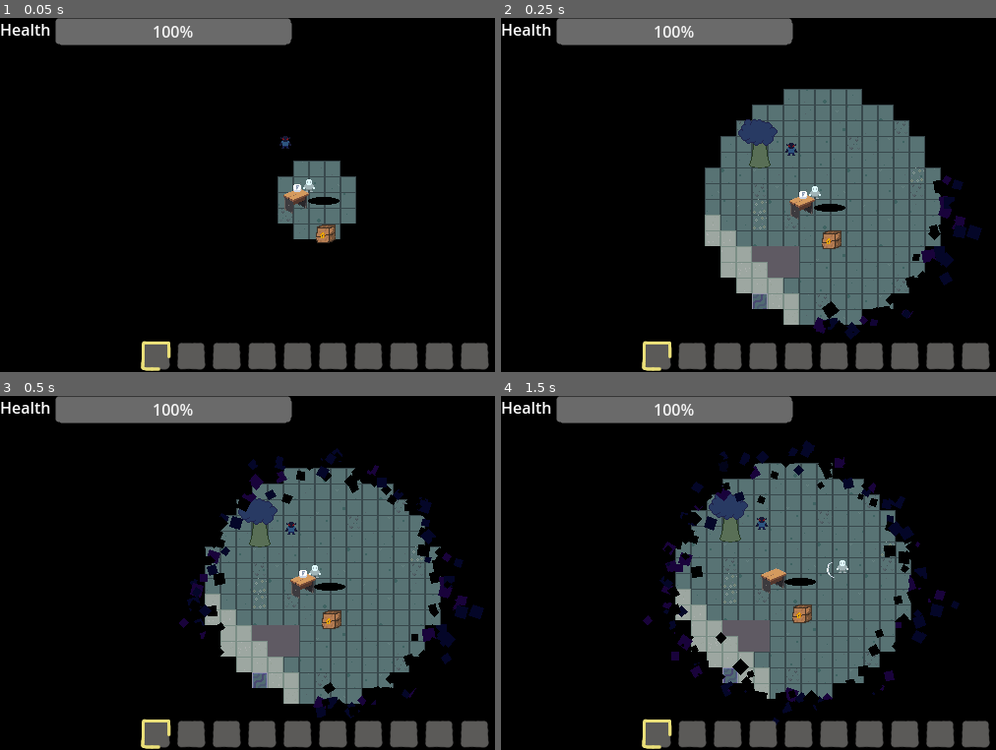
Above: before the commit, frames 1-4 (two rows, left to right).
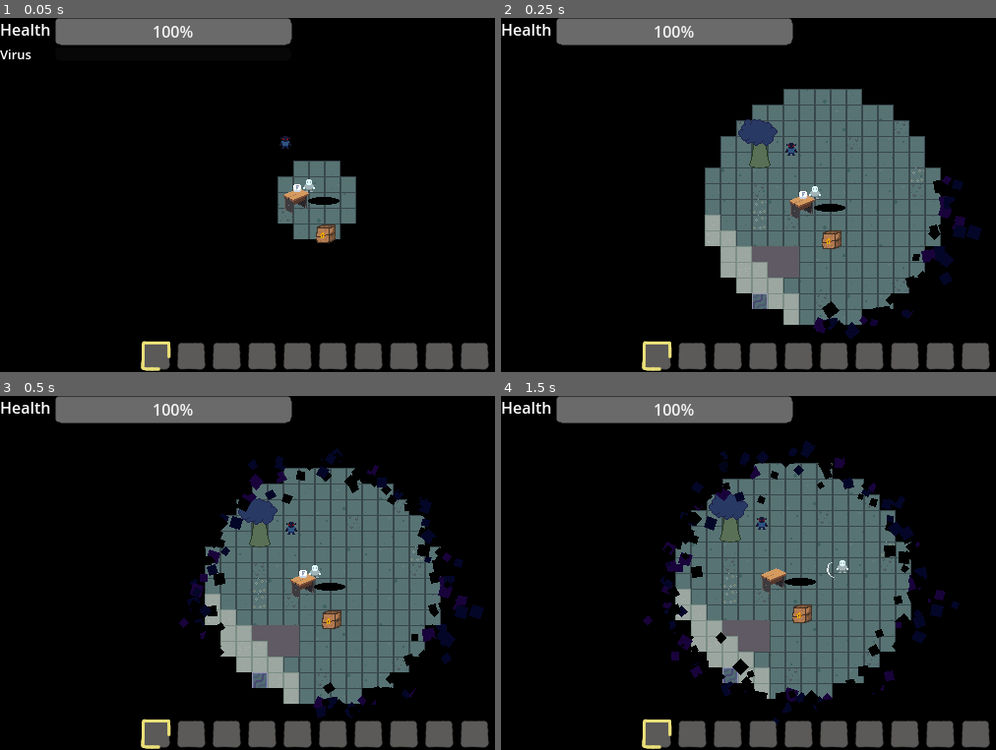
Above: after the commit, the same moments.

Repository: TimoRoggel/EverDark
Game: Godot game, scene res://scenes/levels/world.tscn
Same seed, same stepped clock (60 frames per second), same inputs: the game is played once before the commit and once after it.
Inputs (mouse positions are in pixels of both pictures, inside the frame that each line leads up to):
- Up to frame 1 (0.05 s): no input
- Up to frame 2 (0.25 s): no input
- Up to frame 3 (0.5 s): no input
- Up to frame 4 (1.5 s): tap Enter at 0.5 s; move the mouse to (956, 555) at 0.52 s; hold D (right) 0.53-1.25 s; tap E (open) at 0.6 s; click (956, 555) at 0.67 s; drag from (689, 590) to (783, 643) at 1.27 s

The runs differ from the first frame. In frame 1, less than 0.1% of the frame differs, in the area x 0-7%, y 8-12%; in frame 2, nothing differs; in frame 3, nothing differs; in frame 4, nothing differs.

Commit message:
Refactor damage component
decoupled hud from damage component

Diff:
--- a/UI/hud.gd
+++ b/UI/hud.gd
@@ -1,3 +1,17 @@
 extends Control
 
-@onready var virus_bar: VirusBar = $VirusBar
+@onready var virus_view: Control = $VirusView
+@onready var virus_bar: ProgressBar = $VirusView/VirusBar
+@onready var virus_label: Label = $VirusView/VirusLabel
+
+func _on_setup_virusbar( max: float):
+	virus_bar.max_value = max
+
+func _on_virus_effect(new_value):
+	virus_bar.value = new_value
+
+func toggle_virus_view(open: bool):
+	if open:
+		virus_view.show()
+	else:
+		virus_view.hide()
--- a/UI/hud.tscn
+++ b/UI/hud.tscn
@@ -1,8 +1,7 @@
-[gd_scene load_steps=4 format=3 uid="uid://beguyjw3ooy0v"]
+[gd_scene load_steps=3 format=3 uid="uid://beguyjw3ooy0v"]
 
 [ext_resource type="Script" uid="uid://b0d0063dp6gts" path="res://UI/hud.gd" id="1_2o5uh"]
 [ext_resource type="Script" uid="uid://cd3a88w0gqwch" path="res://UI/health_bar.gd" id="1_ne75i"]
-[ext_resource type="Script" uid="uid://cqo0pxm0osp37" path="res://UI/virus_bar.gd" id="2_bytes"]
 
 [node name="HUD" type="Control"]
 layout_mode = 3
@@ -27,8 +26,12 @@
 offset_bottom = 23.0
 text = "Health"
 
-[node name="VirusBar" type="ProgressBar" parent="."]
-visible = false
+[node name="VirusView" type="Control" parent="."]
+anchors_preset = 0
+offset_right = 40.0
+offset_bottom = 40.0
+
+[node name="VirusBar" type="ProgressBar" parent="VirusView"]
 z_index = 1
 layout_mode = 0
 offset_left = 56.0
@@ -36,10 +39,8 @@
 offset_right = 296.0
 offset_bottom = 43.7
 show_percentage = false
-script = ExtResource("2_bytes")
 
-[node name="VirusLabel" type="Label" parent="."]
-visible = false
+[node name="VirusLabel" type="Label" parent="VirusView"]
 layout_mode = 0
 offset_top = 28.0
 offset_right = 52.0
--- a/UI/virus_bar.gd
+++ b/UI/virus_bar.gd
@@ -6,12 +6,3 @@
 
 func _ready() -> void:
 	pass
-
-func activate(everdark_damage: EverdarkDamageComponent):
-	everdark_damage_component = everdark_damage
-	self.show()
-	virus_label.show()
-
-func deactivate():
-	self.hide()
-	virus_label.hide()
--- /dev/null
+++ b/UI/virus_view.gd
@@ -0,0 +1,4 @@
+extends Control
+
+@onready var virus_bar: ProgressBar = $VirusBar
+@onready var virus_label: Label = $VirusLabel
--- a/scripts/characters/player/player_controller.gd
+++ b/scripts/characters/player/player_controller.gd
@@ -33,6 +33,11 @@
 	health = get_component(HealthComponent)
 	hitbox = get_component(HitboxComponent)
 	everdark_damage = get_component(EverdarkDamageComponent)
+	if everdark_damage and hud:
+		everdark_damage.virusbar_setup.connect(hud._on_setup_virusbar)
+		everdark_damage.virus_effect.connect(hud._on_virus_effect)
+		everdark_damage.everdark_entered.connect(hud.toggle_virus_view)
+		everdark_damage.create_virus_timer()
 	await Generator.generate(Vector2.ZERO)
 
 func _custom_physics_process(delta: float) -> void:
--- a/scripts/components/everdark_damage_component.gd
+++ b/scripts/components/everdark_damage_component.gd
@@ -3,18 +3,19 @@
 var is_player_pos_reset := false
 var curr_tile: TileData
 
-@export var max_virus: float = 100.0
-@export var persistent: bool = false
-
 var virusbar_delta_timer: Timer = null
 
-var total_time := 3.0  # total duration in seconds
+@export var total_time := 3.0
+@export var time_step := .1
 var elapsed_time := 0.0
 
 var virus_timer: Timer = null
 
+signal virus_effect(value: float)
+signal everdark_entered(yes: bool)
+signal virusbar_setup(min)
+
 func _enter():
-	create_virus_timer()
 	pass
 
 func _update(_delta: float) -> void:
@@ -23,7 +24,7 @@
 		if curr_tile != controller.get_tile():
 			print("tile: "+ str(controller.get_tile()==null))
 			if controller.get_tile()==null:
-				controller.hud.virus_bar.activate(self)
+				everdark_entered.emit(true)
 				virus_timer.start()
 			if controller.get_tile() and elapsed_time >= total_time:
 				virus_timer.start()
@@ -40,22 +41,21 @@
 	pass
 
 func create_virus_timer():
-	controller.hud.virus_bar.min_value = 0
-	controller.hud.virus_bar.value = controller.hud.virus_bar.value
-	controller.hud.virus_bar.max_value = total_time
+	virusbar_setup.emit(total_time)
+
 	virus_timer = Timer.new()
 	virus_timer.autostart = true
 	virus_timer.one_shot = false
-	virus_timer.wait_time = .1
+	virus_timer.wait_time = time_step
 	virus_timer.timeout.connect(on_virus_timer_timeout)
-	controller.hud.add_child(virus_timer)
+	self.add_child(virus_timer)
 
 func on_virus_timer_timeout():
 	if curr_tile == null:
 		elapsed_time += virus_timer.wait_time
 	else:
 		elapsed_time -= virus_timer.wait_time
-	controller.hud.virus_bar.value = elapsed_time
+	virus_effect.emit(elapsed_time)
 
 	if elapsed_time >= total_time:
 		virus_timer.stop()
@@ -70,4 +70,4 @@
 		else: print("No health component attached!")
 	if elapsed_time <= 0.0:
 		virus_timer.stop()
-		controller.hud.virus_bar.deactivate()
+		everdark_entered.emit(false)
Not shown, added: UI/virus_view.gd.uid
